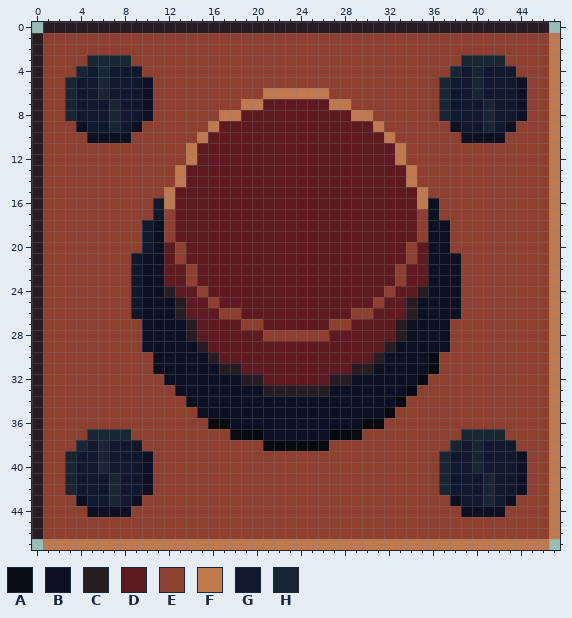
A pixel-art sprite gets an edit: Assets/Sprites/button1.png. The picture above was drawn from the file before the commit.
The file is 48x48 pixels. Colours within 5 levels of each other are drawn and written as one.
Palette (. is transparent): A #060b11  B #0c1023  C #261c22  D #5e1a20  E #8d402f  F #be794f  G #10182e  H #182634
The same view after the edit:
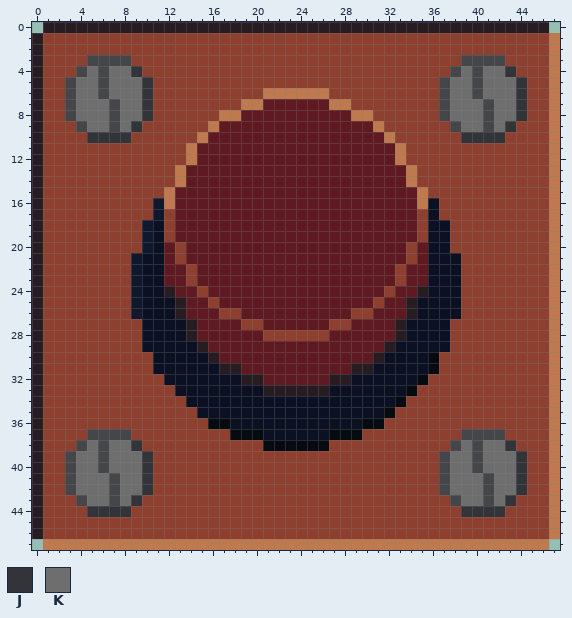
Colours new in this view: J #323439  K #6e6e6e
The edit:
colour H: #182634 -> #444649
Changed rows in their new state; - is a pixel that keeps its letter.
first column x 4:
 4 -K-KKJ-----------------------------K-KKJ-
 5 KK-KKKJ---------------------------KK-KKKJ
 6 KK-KKKJ---------------------------KK-KKKJ
 7 KKK-KKJ---------------------------KKK-KKJ
 8 KKK-KKJ---------------------------KKK-KKJ
 9 HKK-KJ----------------------------HKK-KJ-
10 -JJJJ------------------------------JJJJ--
first column x 4:
38 -K-KKJ-----------------------------K-KKJ-
39 KK-KKKJ---------------------------KK-KKKJ
40 KK-KKKJ---------------------------KK-KKKJ
41 KKK-KKJ---------------------------KKK-KKJ
42 KKK-KKJ---------------------------KKK-KKJ
43 HKK-KJ----------------------------HKK-KJ-
44 -JJJJ------------------------------JJJJ--
Boxes around the changes in both pictures, in picture pixels (x1, y1, x2, y2):
changed: (65, 55, 153, 143)
changed: (439, 55, 527, 143)
changed: (65, 429, 153, 517)
changed: (439, 429, 527, 517)
